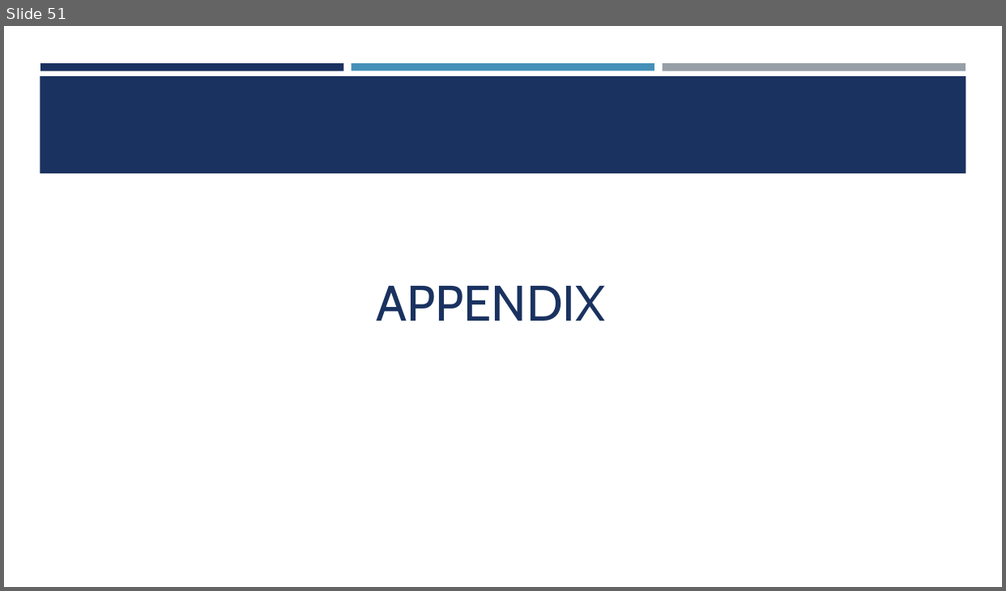
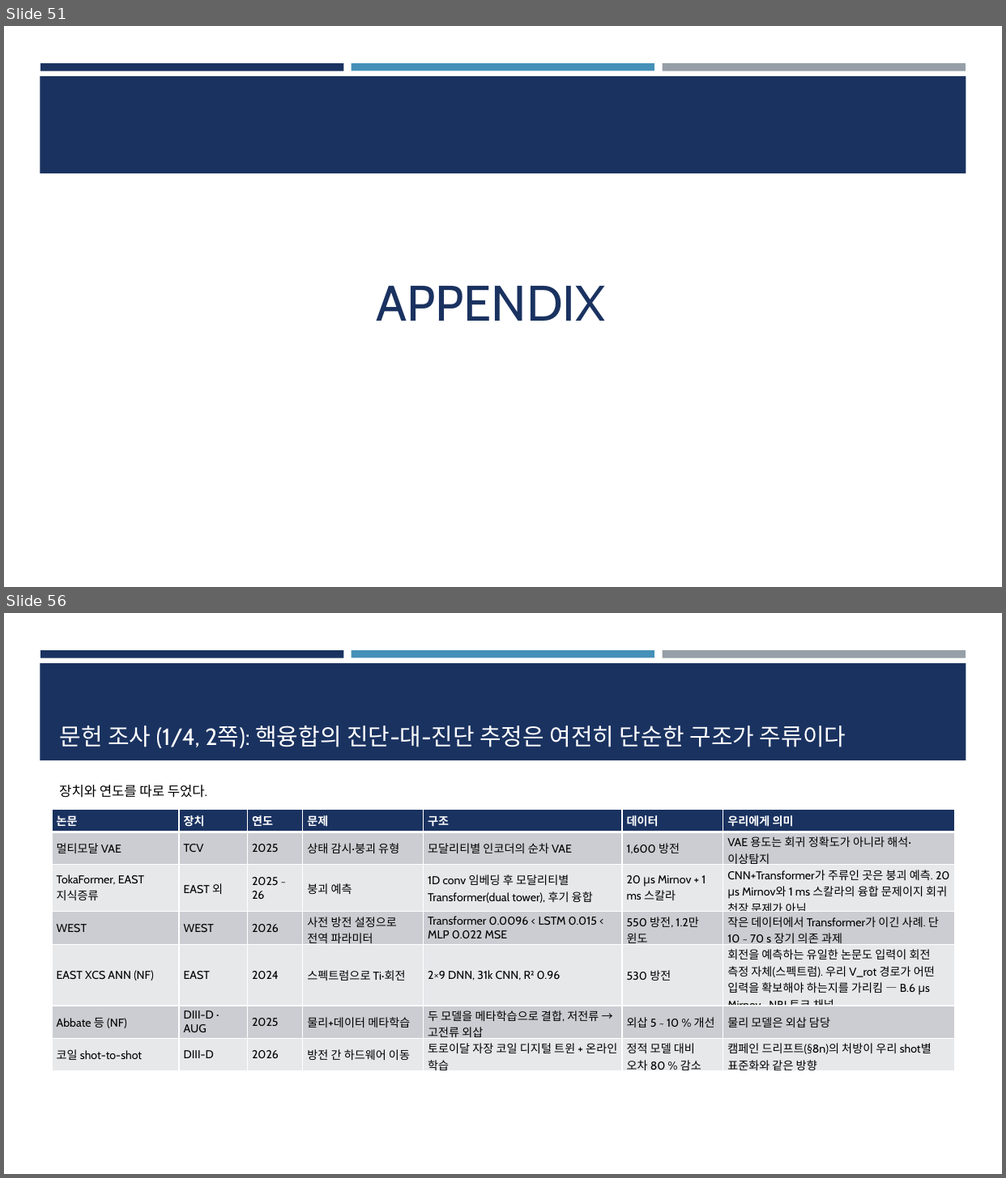
Before and after one commit to iseungsang01/ml-intern-revision, a slide deck: docs/presentation/KSTAR_CES_졸논정리_논문흐름.pptx. Shown one above the other, each under a label of ours: slide 51 before the commit, slides 51 and 56 after it; the slides between them are not shown. The pictures are 1006x591 and 1006x1178 pixels, drawn with LibreOffice and Linux fonts; fonts in the diff are those of the drawing. Boxes give left, top, right and bottom in pixels: in the first picture for what was removed or moved away, otherwise in the second. Text is boxed around its words. In the diff, an @@ line names an element or a change of style, - is before the commit and + after.

```diff
--- a/docs/presentation/KSTAR_CES_졸논정리_논문흐름.pptx
+++ b/docs/presentation/KSTAR_CES_졸논정리_논문흐름.pptx
@@ slide 56 added at [4,613,1002,1174], background #FFFFFF; not listed: 4 template elements that a slide beside it also shows @@
@@ title added at [59,726,846,748], 22.5 pt, text #FFFFFF @@
+문헌 조사 (1/4, 2쪽): 핵융합의 진단-대-진단 추정은 여전히 단순한 구조가 주류이다
@@ text added at [59,785,207,798], 13 pt, text #000000 @@
+장치와 연도를 따로 두었다.
@@ table added at [52,810,955,1074], 7 rows, 7 columns @@
+논문 | 장치 | 연도 | 문제 | 구조 | 데이터 | 우리에게 의미
+멀티모달 VAE | TCV | 2025 | 상태 감시·붕괴 유형 | 모달리티별 인코더의 순차 VAE | 1,600 방전 | VAE 용도는 회귀 정확도가 아니라 해석·이상탐지
+TokaFormer, EAST 지식증류 | EAST 외 | 2025 ~ 26 | 붕괴 예측 | 1D conv 임베딩 후 모달리티별 Transformer(dual tower), 후기 융합 | 20 μs Mirnov + 1 ms 스칼라 | CNN+Transformer가 주류인 곳은 붕괴 예측. 20 μs Mirnov와 1 ms 스칼라의 융합 문제이지 회귀 천장 문제가 아님
+WEST | WEST | 2026 | 사전 방전 설정으로 전역 파라미터 | Transformer 0.0096 < LSTM 0.015 < MLP 0.022 MSE | 550 방전, 1.2만 윈도 | 작은 데이터에서 Transformer가 이긴 사례. 단 10 ~ 70 s 장기 의존 과제
+EAST XCS ANN (NF) | EAST | 2024 | 스펙트럼으로 Ti·회전 | 2×9 DNN, 31k CNN, R² 0.96 | 530 방전 | 회전을 예측하는 유일한 논문도 입력이 회전 측정 자체(스펙트럼). 우리 V_rot 경로가 어떤 입력을 확보해야 하는지를 가리킴 — B.6 μs Mirnov · NBI 토크 채널
+Abbate 등 (NF) | DIII-D · AUG | 2025 | 물리+데이터 메타학습 | 두 모델을 메타학습으로 결합, 저전류 → 고전류 외삽 | 외삽 5 ~ 10 % 개선 | 물리 모델은 외삽 담당
+코일 shot-to-shot | DIII-D | 2026 | 방전 간 하드웨어 이동 | 토로이달 자장 코일 디지털 트윈 + 온라인 학습 | 정적 모델 대비 오차 80 % 감소 | 캠페인 드리프트(§8n)의 처방이 우리 shot별 표준화와 같은 방향
```
Also in this commit, not shown: 8 slides changed, 1 other slide added, 8 other files.
